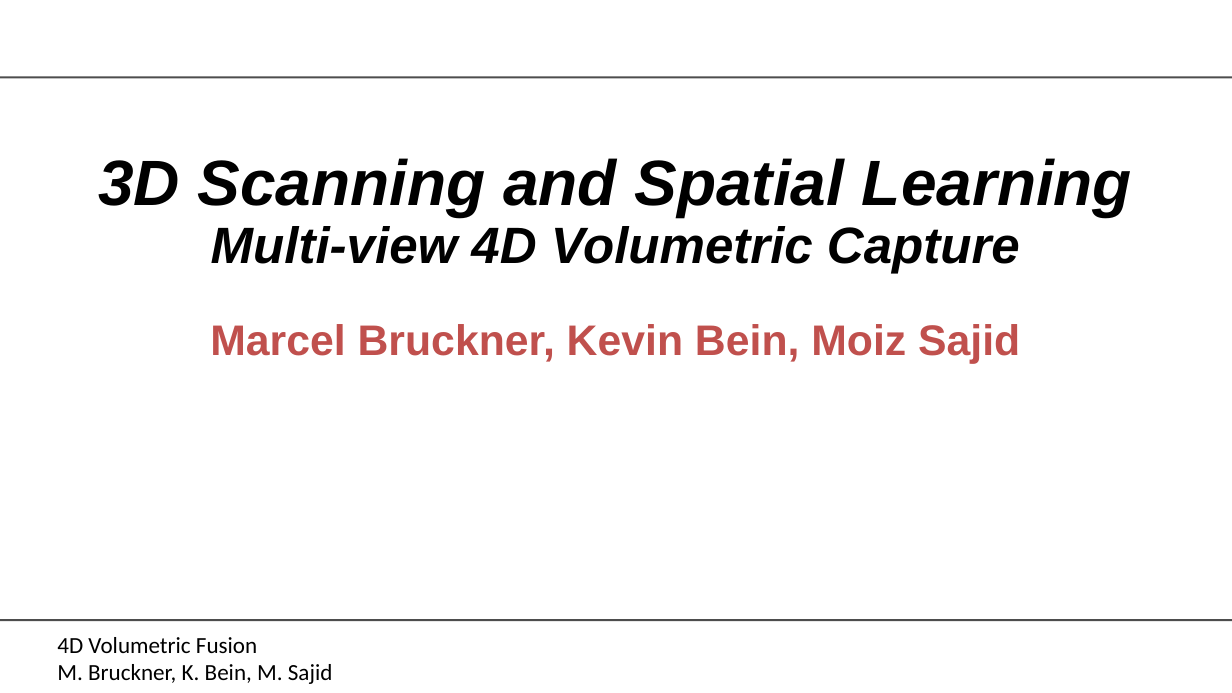
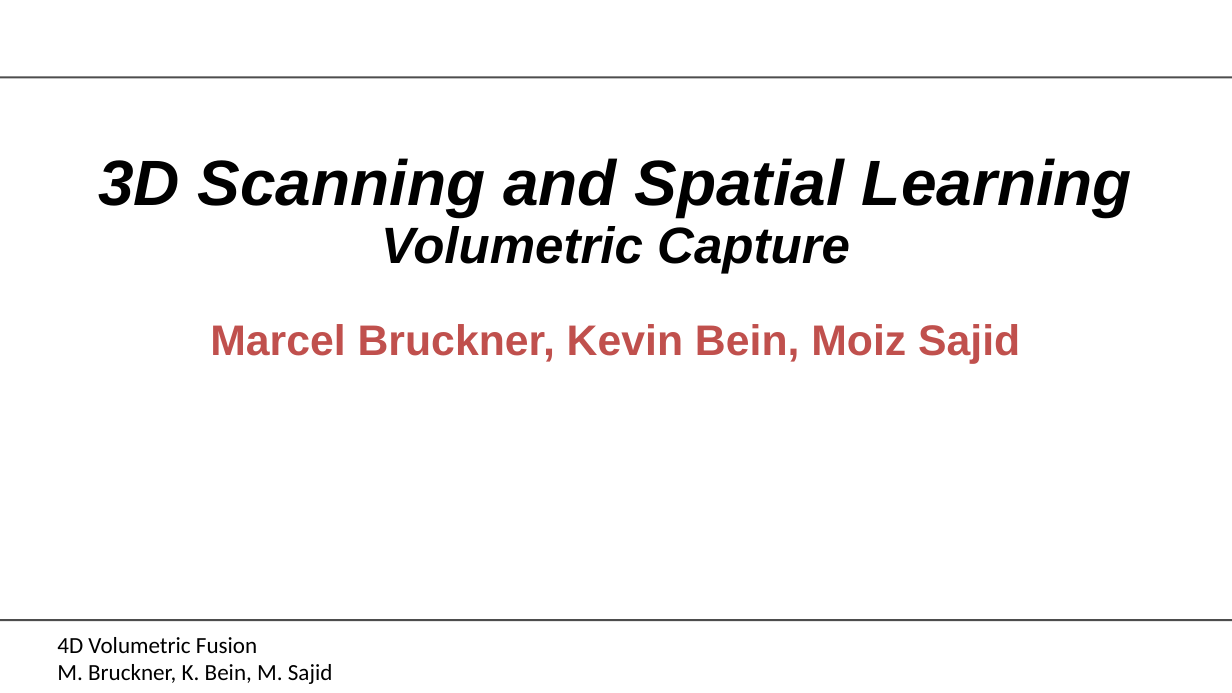
Before and after one commit to MarcelBruckner-TUMProjects/Volumetric-Fusion, a slide deck: slide 1 of Presentations/16.01.2020/presentation.odp. Drawn at 1232x693 pixels with LibreOffice and Linux fonts; fonts in the diff are those of the drawing; background and template pictures are left out. Boxes give left, top, right and bottom in pixels: in the first picture for what was removed or moved away, otherwise in the second. Text is boxed around its words. In the diff, an @@ line names an element or a change of style, - is before the commit and + after.

Commit message:
Final save of presentation

```diff
--- a/Presentations/16.01.2020/presentation.odp
+++ b/Presentations/16.01.2020/presentation.odp
@@ title at [98,158,1132,273]: text changed; size 39.8 to 50 pt @@
-3D Scanning and Spatial Learning
-Multi-view 4D Volumetric Capture
+3D Scanning and Spatial Learning
+Volumetric Capture
```
Also in this commit, not shown: 2 other slides changed, 1 other file.
